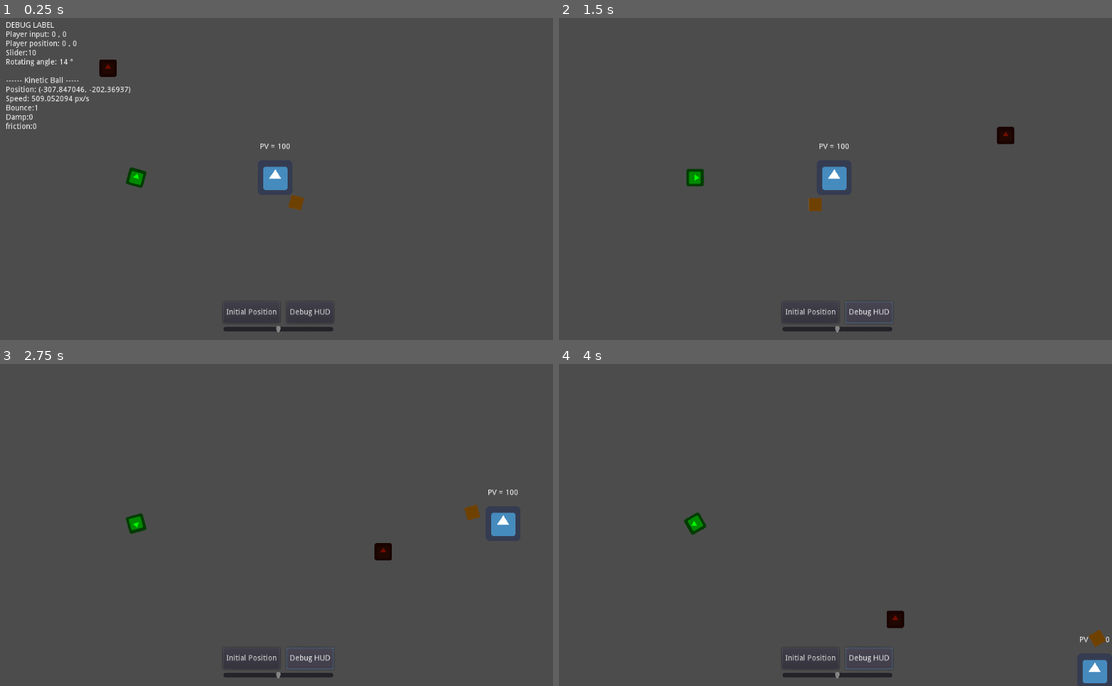
Above: before the commit, frames 1-4 (two rows, left to right).
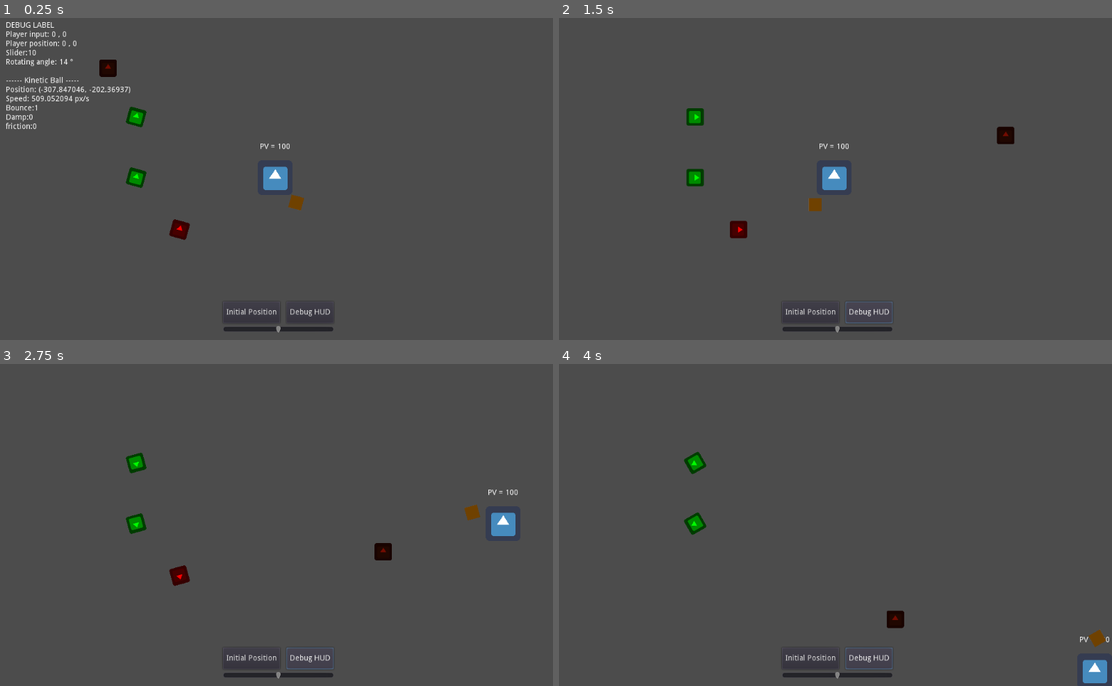
Above: after the commit, the same moments.

Repository: Florian-DELRIEU/Godot-Test
Game: Godot game, scene res://Scenes/MainNode.tscn
The game is run twice, just before and just after one commit, with the same random seed, the same clock (stepped at 60 frames per second) and the same inputs. The engine's default icon, where the game draws it, is replaced by a stand-in: a white triangle on a blue panel in a dark square.
Inputs:
- Up to frame 1 (0.25 s): no input
- Up to frame 2 (1.5 s): click "Initial Position" at 0.5 s; click "Debug HUD" at 1.25 s
- Up to frame 3 (2.75 s): hold Right (ui_right) from 2.03 s (still down)
- Up to frame 4 (4 s): release Right (ui_right) at 2.78 s; hold Down (ui_down) 2.78-3.53 s; hold Right (ui_right) from 3.53 s (still down)

The runs differ from the first frame. In frame 1, 0.3% of the frame differs, in the area x 22-35%, y 27-69%; in frame 2, 0.3%, in the area x 22-35%, y 28-69%; in frame 3, 0.3%; in frame 4, 0.2%.

Commit message:
fix signal emmit for instance

Diff:
--- a/Scenes/MainNode.tscn
+++ b/Scenes/MainNode.tscn
@@ -97,5 +97,12 @@
 
 [node name="item" parent="." instance=ExtResource( 6 )]
 
+[node name="item2" parent="." instance=ExtResource( 6 )]
+position = Vector2( -256, -112 )
+
+[node name="item3" parent="." instance=ExtResource( 6 )]
+position = Vector2( -176, 96 )
+item_type = 1
+
 [connection signal="pressed" from="HSplitContainer/Button" to="." method="InitialPose_button"]
 [connection signal="pressed" from="HSplitContainer/Button2" to="." method="Debug_pressed"]
--- a/Scripts/MainNode.gd
+++ b/Scripts/MainNode.gd
@@ -5,11 +5,7 @@
 var DEBUG_HUD = true
 
 func _ready():
-	"""
-	Connecte le signal :loot: a self via la fonction :recup_loot:
-		- Comme connexion normale
-	"""
-	$item.connect("loot",self,"recup_loot")
+	pass
 
 func _process(delta):
 	player_input_x = $Player.dirX
--- a/Scripts/item.gd
+++ b/Scripts/item.gd
@@ -7,6 +7,7 @@
 var txt
 
 func _ready():
+	self.connect("loot",get_parent(),"recup_loot") # connect le signal
 	match item_type:
 		type_item.COINS:
 			$Sprite.modulate = Color(0,1,0)
